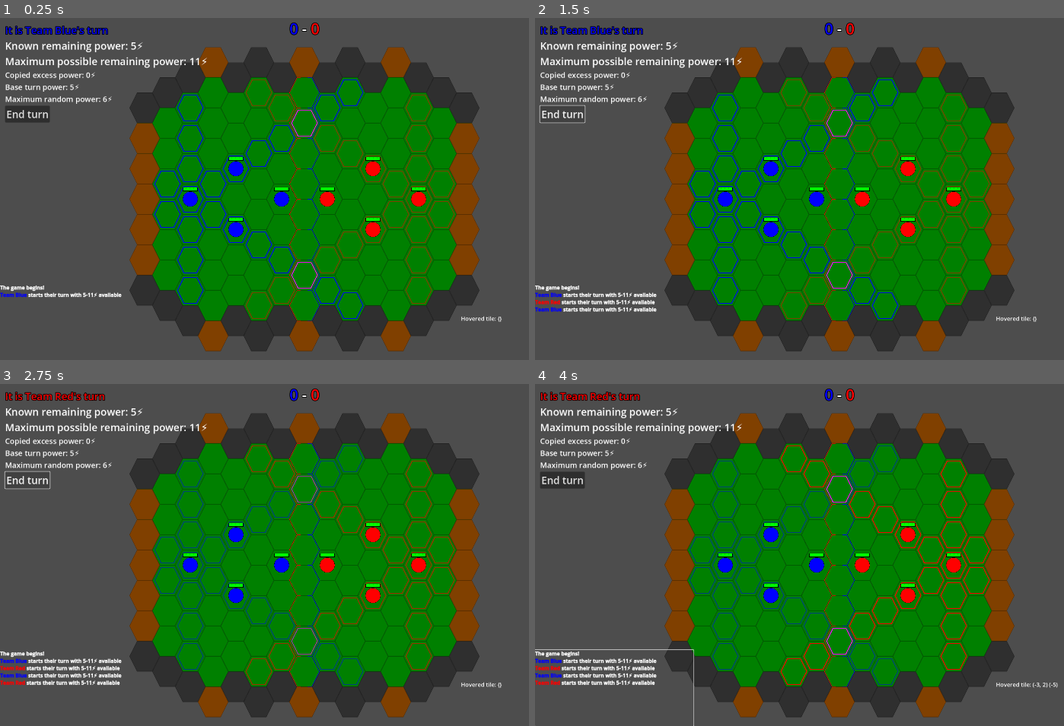
Above: before the commit, frames 1-4 (two rows, left to right).
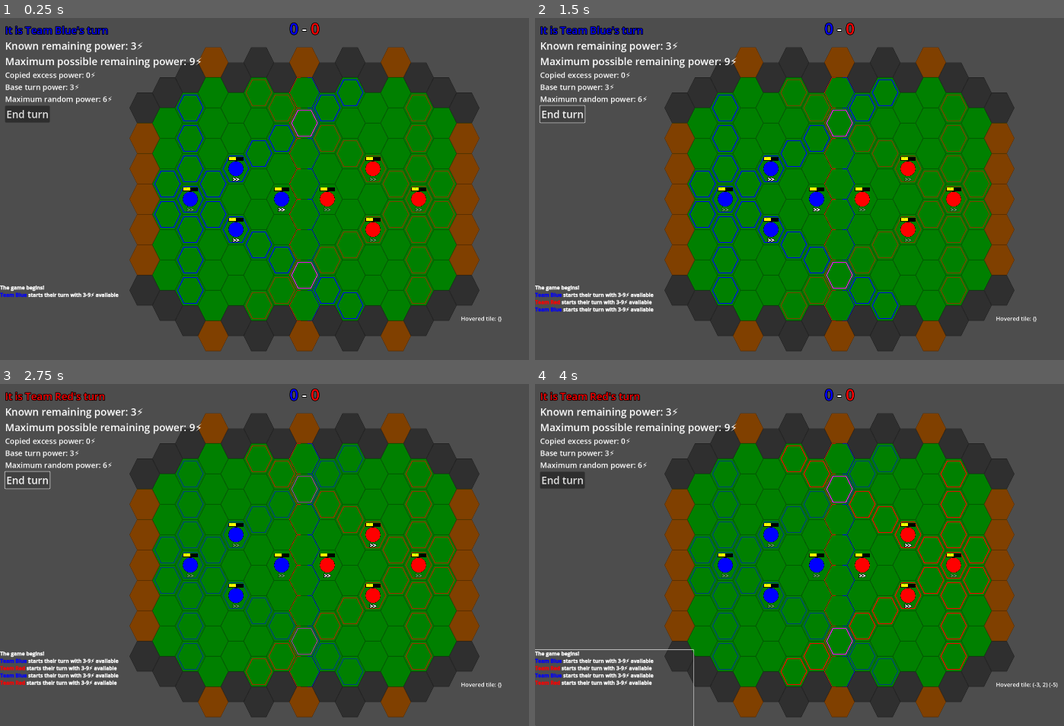
Above: after the commit, the same moments.

Repository: devencire/godot-conduit
Game: Godot game, scene res://scenes/world.tscn
Same seed, same stepped clock (60 frames per second), same inputs: the game is played once before the commit and once after it.
Inputs (mouse positions are in pixels of both pictures, inside the frame that each line leads up to):
- Up to frame 1 (0.25 s): no input
- Up to frame 2 (1.5 s): click "End turn" at 0.5 s; click "End turn" at 1.25 s
- Up to frame 3 (2.75 s): click "End turn" at 2 s
- Up to frame 4 (4 s): move the mouse to (614, 688) at 2.77 s; click (614, 688) at 2.92 s; move the mouse to (720, 572) at 3.52 s; click (720, 572) at 3.67 s

The runs differ from the first frame. In frame 1, 0.4% of the frame differs, in the area x 13-81%, y 7-82%; in frame 2, 0.5%; in frame 3, 0.6%; in frame 4, 0.6%, in the area x 13-81%, y 7-88%.

Commit message:
add free moves per turn to non-beacons

Diff:
--- a/project.godot
+++ b/project.godot
@@ -21,6 +21,7 @@
 window/size/viewport_height=1080
 window/stretch/mode="viewport"
 window/stretch/aspect="expand"
+window/dpi/allow_hidpi=false
 
 [editor]
 
--- a/scenes/path_preview_tile.tscn
+++ b/scenes/path_preview_tile.tscn
@@ -23,7 +23,7 @@
 [node name="PowerCostLabel" type="RichTextLabel" parent="."]
 offset_left = -40.0
 offset_top = -40.0
-offset_right = 41.0
+offset_right = 40.0
 offset_bottom = -6.0
 mouse_filter = 2
 theme_override_font_sizes/normal_font_size = 24
@@ -44,3 +44,13 @@
 shortcut_keys_enabled = false
 deselect_on_focus_loss_enabled = false
 drag_and_drop_selection_enabled = false
+
+[node name="FreeMoveDisplay" type="RichTextLabel" parent="."]
+offset_left = -37.0
+offset_top = -40.0
+offset_right = 37.0
+offset_bottom = -6.0
+theme_override_font_sizes/bold_font_size = 24
+bbcode_enabled = true
+text = "[center][b][outline_size=8][outline_color=black]>"
+scroll_active = false
--- a/scenes/player.tscn
+++ b/scenes/player.tscn
@@ -1,10 +1,11 @@
-[gd_scene load_steps=7 format=3 uid="uid://d1g51gpcf38kc"]
+[gd_scene load_steps=8 format=3 uid="uid://d1g51gpcf38kc"]
 
 [ext_resource type="Script" path="res://scripts/Player.gd" id="1_4vrrm"]
 [ext_resource type="Texture2D" uid="uid://rcrm0go6mclm" path="res://assets/player.png" id="2_bdnyk"]
 [ext_resource type="PackedScene" uid="uid://8r38rbtaivjs" path="res://scenes/selection_tile.tscn" id="3_77lfk"]
 [ext_resource type="Script" path="res://scripts/Hammer.gd" id="4_ek61n"]
 [ext_resource type="Script" path="res://scripts/HealthBar.gd" id="5_byicf"]
+[ext_resource type="Script" path="res://scripts/FreeMoveDisplay.gd" id="6_fma3s"]
 
 [sub_resource type="SpriteFrames" id="SpriteFrames_8dflb"]
 animations = [{
@@ -56,5 +57,18 @@
 mouse_filter = 2
 color = Color(0, 1, 0, 1)
 
+[node name="FreeMoveDisplay" type="RichTextLabel" parent="Graphic"]
+offset_left = -21.0
+offset_top = 28.0
+offset_right = 21.0
+offset_bottom = 59.0
+theme_override_font_sizes/bold_font_size = 24
+bbcode_enabled = true
+text = "[center][b][outline_size=8][outline_color=black]>[color=#ffffff30]>"
+scroll_active = false
+script = ExtResource("6_fma3s")
+
+[connection signal="free_moves_remaining_changed" from="." to="Graphic/FreeMoveDisplay" method="_on_player_free_moves_remaining_changed"]
 [connection signal="initialized" from="." to="Graphic/HealthBar" method="_on_player_initialized"]
+[connection signal="initialized" from="." to="Graphic/FreeMoveDisplay" method="_on_player_initialized"]
 [connection signal="taken_damage" from="." to="Graphic/HealthBar" method="_on_player_taken_damage"]
--- a/scripts/Constants.gd
+++ b/scripts/Constants.gd
@@ -4,7 +4,7 @@
 
 const CONTROLLED_TEAM := Team.ONE
 
-const BASE_TURN_POWER := 5
+const BASE_TURN_POWER := 3
 const MAX_EXCESS_POWER := 6
 
 const POINTS_FOR_SACKING_BEACON := 3
--- /dev/null
+++ b/scripts/FreeMoveDisplay.gd
@@ -0,0 +1,25 @@
+extends RichTextLabel
+
+var free_moves_per_turn: int
+
+func _on_player_initialized(player: Player):
+	free_moves_per_turn = player.stats.free_moves_per_turn
+	_update_visual(player.free_moves_remaining)
+
+func _update_visual(free_moves_remaining: int):
+	clear()
+	push_paragraph(HORIZONTAL_ALIGNMENT_CENTER)
+	push_bold()
+	push_outline_size(8)
+	push_outline_color(Color.BLACK)
+	for i in range(free_moves_per_turn):
+		if i < free_moves_remaining:
+			add_text('>')
+		else:
+			push_color(Color(1, 1, 1, 0.4))
+			add_text('>')
+			pop()
+
+
+func _on_player_free_moves_remaining_changed(new_remaining):
+	_update_visual(new_remaining)
--- a/scripts/HealthBar.gd
+++ b/scripts/HealthBar.gd
@@ -7,8 +7,8 @@
 func _draw():
 	if not player:
 		return
-	for notch in range(1, player.max_health):
-		var x_pos: int = health_back_rect.position.x + lerp(0, int(health_back_rect.size.x), float(notch) / player.max_health)
+	for notch in range(1, player.stats.max_resolve):
+		var x_pos: int = health_back_rect.position.x + lerp(0, int(health_back_rect.size.x), float(notch) / player.stats.max_resolve)
 		var from := Vector2(x_pos, health_back_rect.position.y)
 		var to := Vector2(x_pos, health_back_rect.position.y + health_back_rect.size.y / 2)
 		draw_line(from, to, Color.BLACK, 2, false)
@@ -16,9 +16,12 @@
 
 func _on_player_initialized(new_player: Player):
 	player = new_player
+	_update_health_remaining()
 	queue_redraw()
 
+func _on_player_taken_damage(_player: Player, _damage: int):
+	_update_health_remaining()
 
-func _on_player_taken_damage(_player: Player, _damage: int):
-	health_remaining_rect.size.x = 60 * float(player.health) / player.max_health
-	health_remaining_rect.color = Constants.success_chance_color(float(player.health) / player.max_health)
+func _update_health_remaining():
+	health_remaining_rect.size.x = 60 * float(player.resolve) / player.stats.max_resolve
+	health_remaining_rect.color = Constants.success_chance_color(float(player.resolve) / player.stats.max_resolve)
--- a/scripts/PathPreviewTile.gd
+++ b/scripts/PathPreviewTile.gd
@@ -6,5 +6,11 @@
 @export var success_chance: float = 1.0 # between 0 and 1
 
 func _ready():
-	BB.set_centered_outlined_text($PowerCostLabel, '%s⚡' % power_cost)
+	if power_cost > 0:
+		$PowerCostLabel.visible = true
+		BB.set_centered_outlined_text($PowerCostLabel, '%s⚡' % power_cost)
+		$FreeMoveDisplay.visible = false
+	else:
+		$FreeMoveDisplay.visible = true
+		$PowerCostLabel.visible = false
 	BB.set_centered_outlined_text($SuccessChanceLabel, '%s%%' % roundi(success_chance * 100), Constants.success_chance_color(success_chance))
--- a/scripts/Player.gd
+++ b/scripts/Player.gd
@@ -54,11 +54,19 @@
 
 @export var moving: bool
 
-@export var max_health: int = 4
-@export var health: int
+var stats := PlayerStats.new()
+
+@export var resolve: int
 @export var can_act: bool:
 	get:
-		return health > 0
+		return resolve > 0
+
+signal free_moves_remaining_changed(new_remaining: int)
+
+@export var free_moves_remaining := 0:
+	set(new_remaining):
+		free_moves_remaining = new_remaining
+		free_moves_remaining_changed.emit(new_remaining)
 
 
 func _ready():
@@ -74,8 +82,19 @@
 	sprite.self_modulate = Constants.team_color(team)
 	_move_graphic_to_tile_position()
 
-	health = max_health
+	resolve = stats.starting_resolve
+
+	turn_state.new_turn_started.connect(_turn_state_new_turn_started)
+
 	initialized.emit(self)
+
+func _turn_state_new_turn_started(_turn_state: TurnState) -> void:
+	if turn_state.active_team != team:
+		free_moves_remaining = 0
+		return
+	if can_act:
+		if not is_beacon:
+			free_moves_remaining = stats.free_moves_per_turn
 
 func _unhandled_input(event):
 	if not selected or not moving:
@@ -105,9 +124,13 @@
 	# TODO retain and re-use the preview tiles for performance?
 	_clear_path_preview()
 	path_preview = Node2D.new()
+	var free_moves_used := 0
 	var total_power_cost := 0
 	for cell in cell_path:
-		total_power_cost += MOVE_COST
+		if free_moves_used < free_moves_remaining:
+			free_moves_used += 1
+		else:
+			total_power_cost += MOVE_COST
 		var preview_tile: PathPreviewTile = path_preview_tile_scene.instantiate()
 		preview_tile.position = arena_tilemap.map_to_local(cell)
 		preview_tile.power_cost = total_power_cost
@@ -136,7 +159,9 @@
 	var walked_path: Array[Vector2i] = []
 	var power_spent := 0
 	while cell_path.size() > 0:
-		if not turn_state.try_spend_power(BASE_MOVE_COST):
+		if free_moves_remaining > 0:
+			free_moves_remaining -= 1
+		elif not turn_state.try_spend_power(BASE_MOVE_COST):
 			if walked_path.size() == 0:
 				event_log.log('%s tried to move but ran out of power!' % BB.player_name(self))
 			else:
@@ -196,12 +221,12 @@
 		tile_position = cell
 	else:
 		tile_position = Constants.OFF_ARENA
-		take_damage(health)
+		take_damage(resolve)
 
 func take_damage(damage: int) -> void:
-	health = maxi(0, health - damage)
+	resolve = maxi(0, resolve - damage)
 	taken_damage.emit(self, damage)
-	if health == 0:
+	if resolve == 0:
 		event_log.log.call_deferred('%s was knocked unconscious!' % [BB.player_name(self)])
 		if is_beacon:
 			score_state.score_points(Constants.other_team(team), Constants.POINTS_FOR_SACKING_BEACON)
--- /dev/null
+++ b/scripts/PlayerStats.gd
@@ -0,0 +1,5 @@
+class_name PlayerStats
+
+@export var free_moves_per_turn: int = 2
+@export var starting_resolve: int = 2
+@export var max_resolve: int = 4
